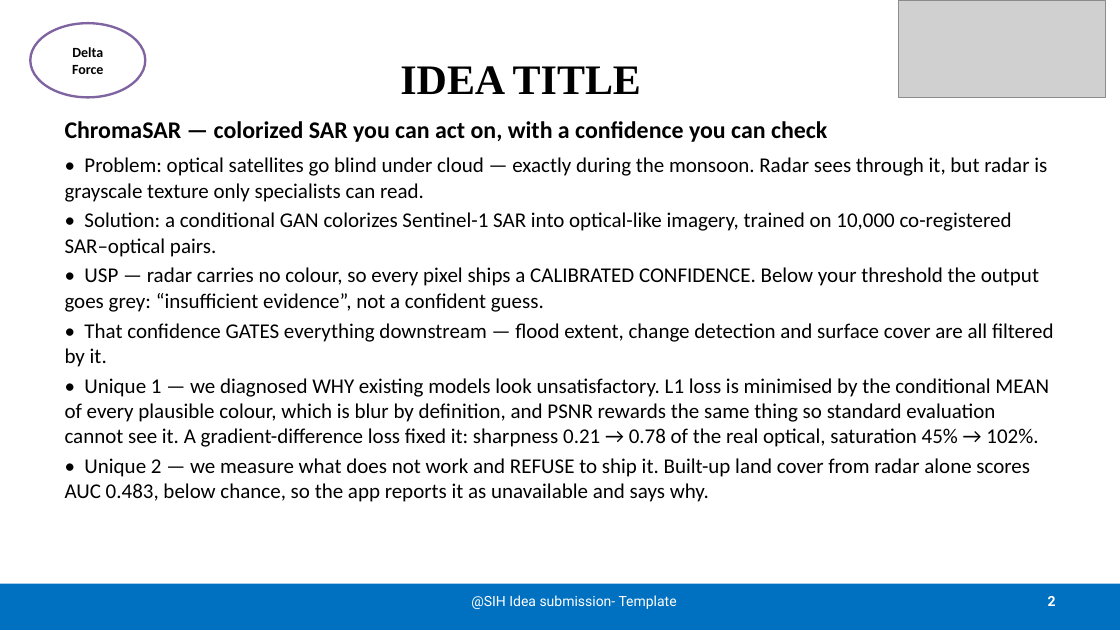
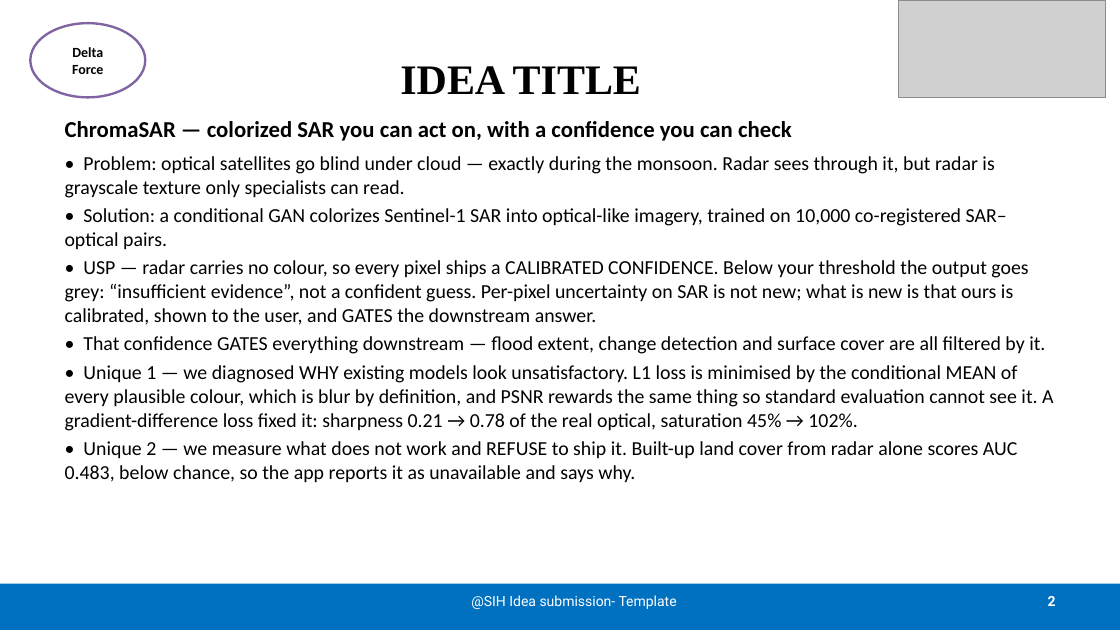
Before and after one commit to AKSAATHWIK/chromasar, a slide deck: slide 2 of SIH2026-DeltaForce-SIH1733-IDEA-SUBMISSION.pptx. Drawn at 1120x630 pixels with LibreOffice and Linux fonts; fonts in the diff are those of the drawing; grey boxes stand for pictures. Boxes give left, top, right and bottom in pixels: in the first picture for what was removed or moved away, otherwise in the second. Text is boxed around its words. In the diff, an @@ line names an element or a change of style, - is before the commit and + after.

```diff
--- a/SIH2026-DeltaForce-SIH1733-IDEA-SUBMISSION.pptx
+++ b/SIH2026-DeltaForce-SIH1733-IDEA-SUBMISSION.pptx
@@ text at (65, 121, 1053, 483): size 20.5 to 19.5 pt in "ChromaSAR — colorized SAR you can act ..."; size 18 to 17 pt in "• Problem: optical satellites go blind under ...", "• Solution: a conditional GAN colorizes Sentinel-1 ...", "• That confidence GATES everything downstream — ...", "• Unique 1 — we diagnosed WHY ..." and 1 more places @@
@@ text at (65, 260, 1028, 325): text changed; size 18 to 17 pt @@
-• USP — radar carries no colour, so every pixel ships a CALIBRATED CONFIDENCE. Below your threshold the output goes grey: “insufficient evidence”, not a confident guess.
+• USP — radar carries no colour, so every pixel ships a CALIBRATED CONFIDENCE. Below your threshold the output goes grey: “insufficient evidence”, not a confident guess. Per-pixel uncertainty on SAR is not new; what is new is that ours is calibrated, shown to the user, and GATES the downstream answer.
```
Also in this commit, not shown: 2 other slides changed, 5 other files.
